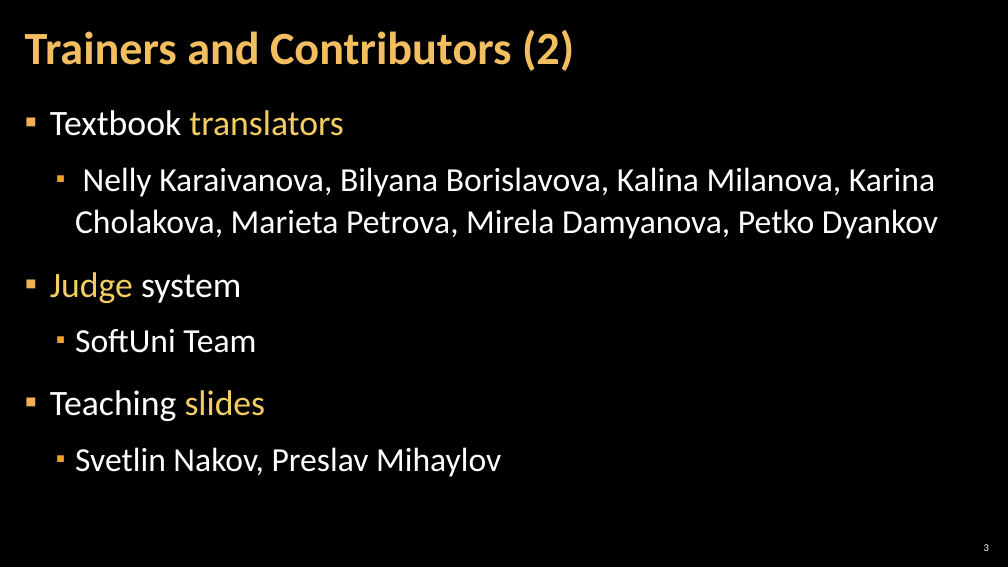
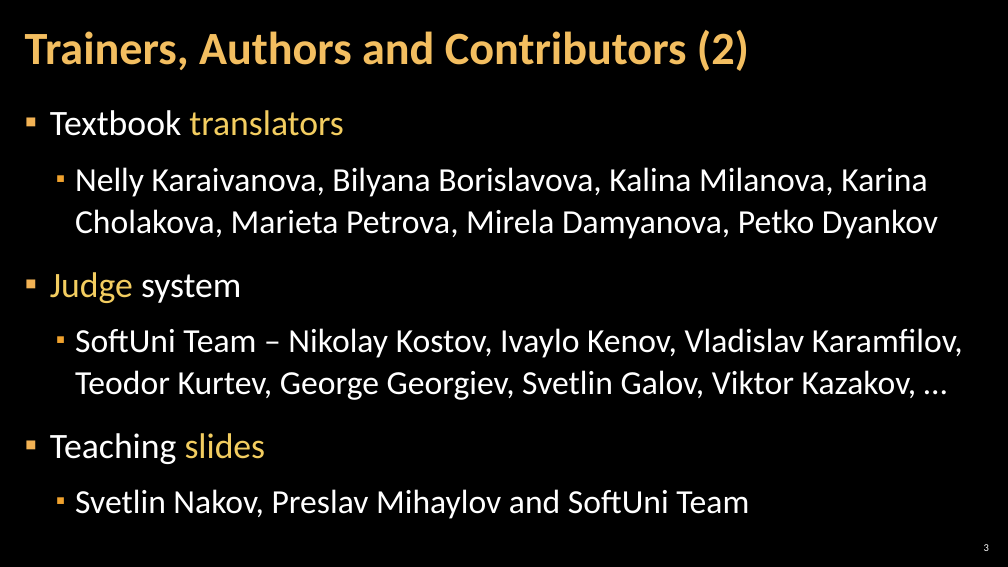
Before and after one commit to SoftUni/Programming-Basics-Book-CSharp-EN, a slide deck: slide 3 of resources/Presentation-Slides/Chapter-0-Preface/04.Trainers-and-Contributors.pptx. Drawn at 1008x567 pixels with LibreOffice and Linux fonts; fonts in the diff are those of the drawing; background and template pictures are left out. Boxes give left, top, right and bottom in pixels: in the first picture for what was removed or moved away, otherwise in the second. Text is boxed around its words. In the diff, an @@ line names an element or a change of style, - is before the commit and + after.

```diff
--- a/resources/Presentation-Slides/Chapter-0-Preface/04.Trainers-and-Contributors.pptx
+++ b/resources/Presentation-Slides/Chapter-0-Preface/04.Trainers-and-Contributors.pptx
@@ title at [25, 30, 749, 71]: text changed @@
-Trainers and Contributors (2)
+Trainers, Authors and Contributors (2)
@@ text at [75, 328, 963, 400]: text changed @@
-  ▪ SoftUni Team
+  ▪ SoftUni Team – Nikolay Kostov, Ivaylo Kenov, Vladislav Karamfilov, Teodor Kurtev, George Georgiev, Svetlin Galov, Viktor Kazakov, …
@@ text at [75, 489, 749, 519]: text changed @@
-  ▪ Svetlin Nakov, Preslav Mihaylov
+  ▪ Svetlin Nakov, Preslav Mihaylov and SoftUni Team
```
Also in this commit, not shown: 3 other slides changed, 12 other files.
